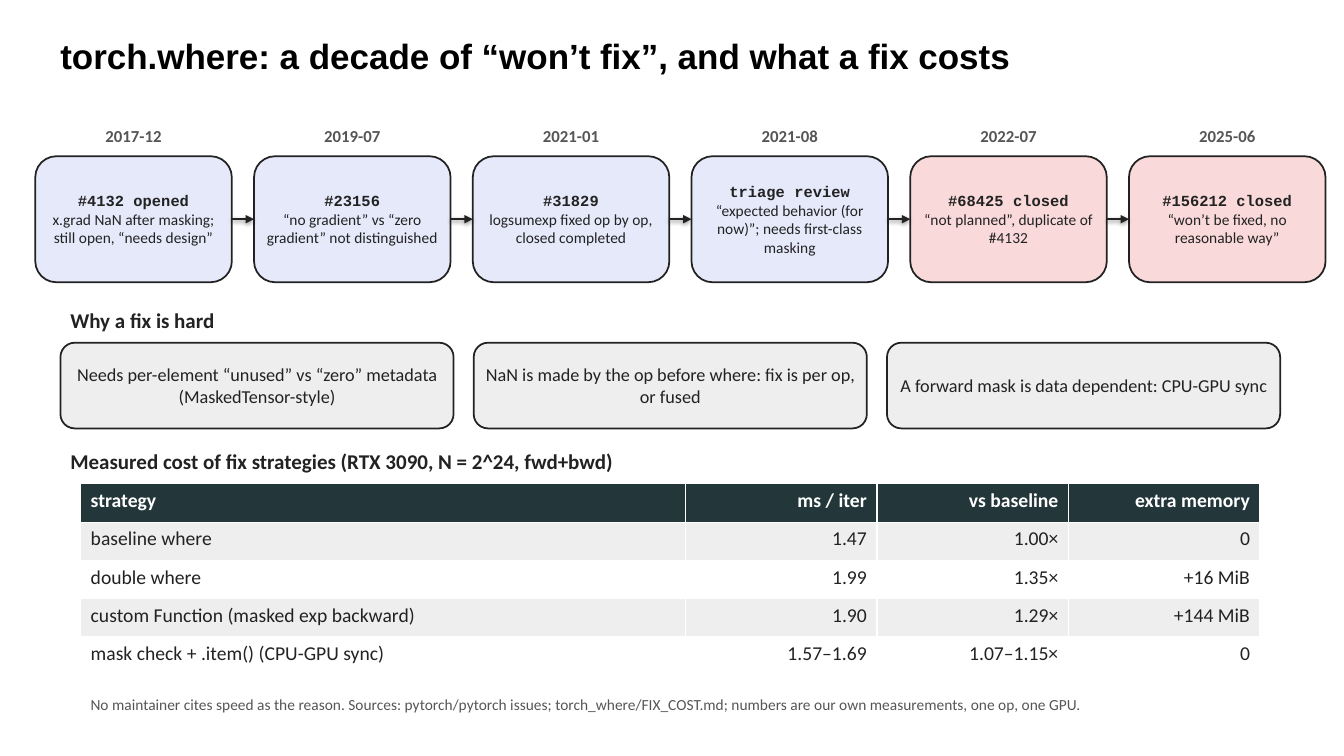
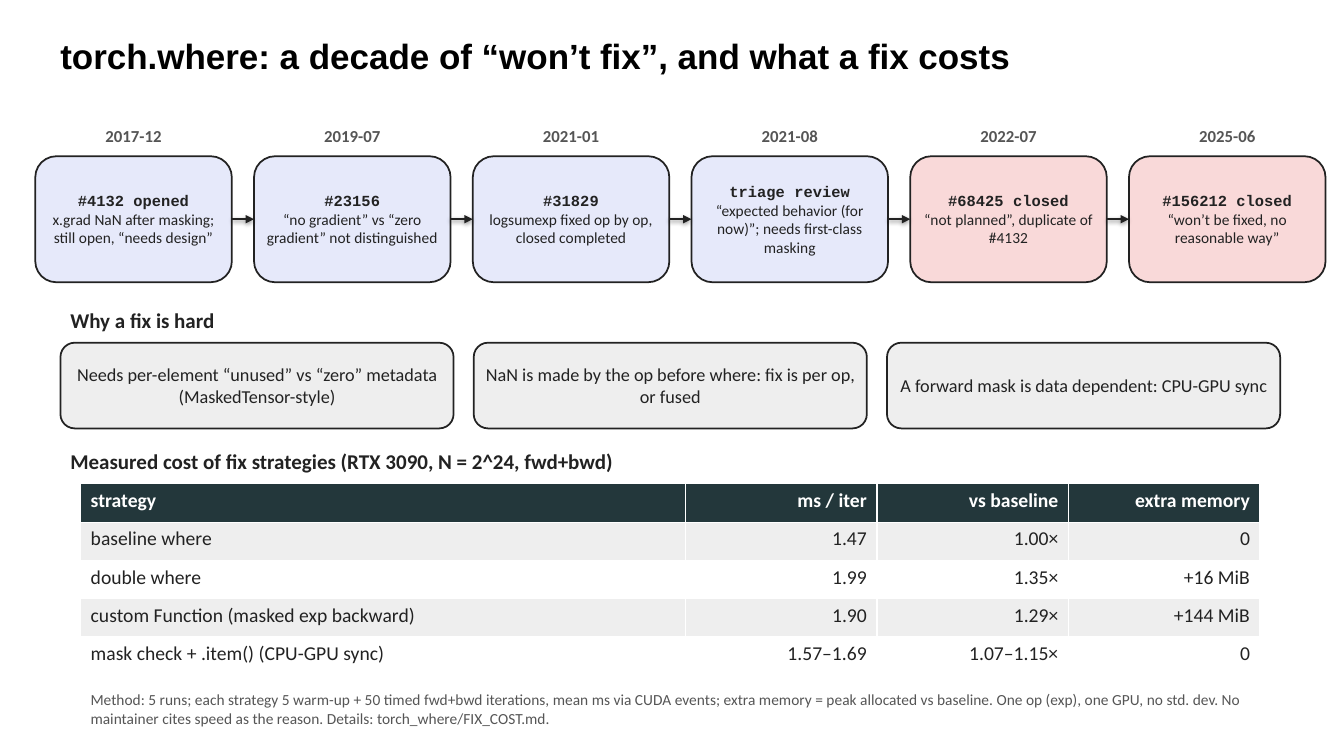
Before and after one commit to parfloat/SC26-Tutorial, a slide deck: slide 11 of lu_solve_gpu/LU_Slides.pptx. Drawn at 1344x756 pixels with LibreOffice and Linux fonts; fonts in the diff are those of the drawing. Boxes give left, top, right and bottom in pixels: in the first picture for what was removed or moved away, otherwise in the second. Text is boxed around its words. In the diff, an @@ line names an element or a change of style, - is before the commit and + after.

```diff
--- a/lu_solve_gpu/LU_Slides.pptx
+++ b/lu_solve_gpu/LU_Slides.pptx
@@ text at (91, 694, 1240, 727): text changed @@
-No maintainer cites speed as the reason. Sources: pytorch/pytorch issues; torch_where/FIX_COST.md; numbers are our own measurements, one op, one GPU.
+Method: 5 runs; each strategy 5 warm-up + 50 timed fwd+bwd iterations, mean ms via CUDA events; extra memory = peak allocated vs baseline. One op (exp), one GPU, no std. dev. No maintainer cites speed as the reason. Details: torch_where/FIX_COST.md.
```
Also in this commit, not shown: 2 other files.
